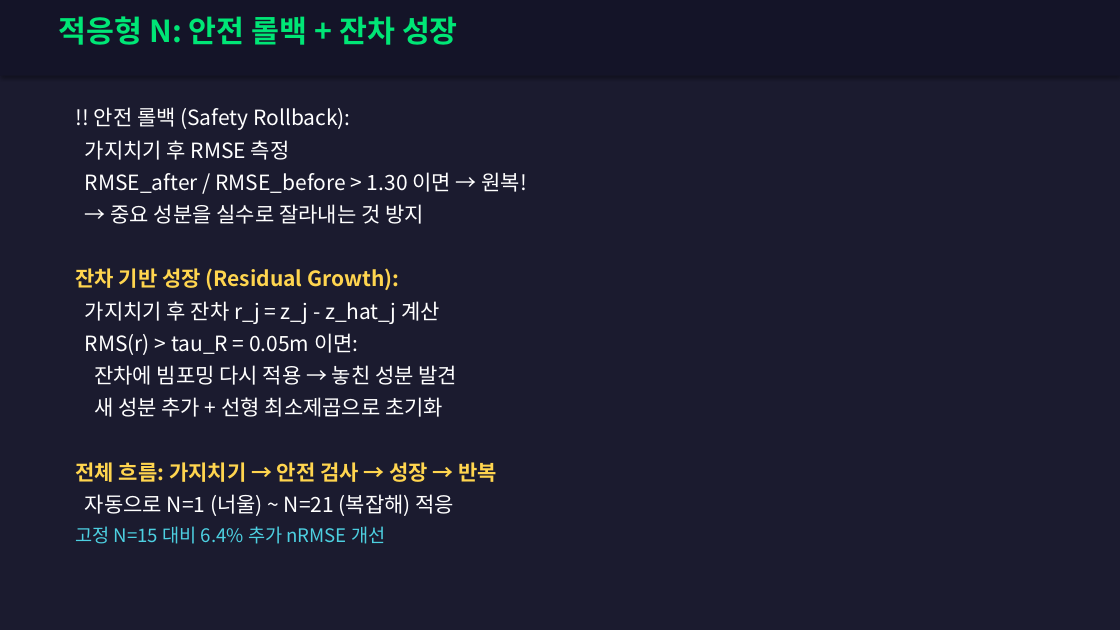
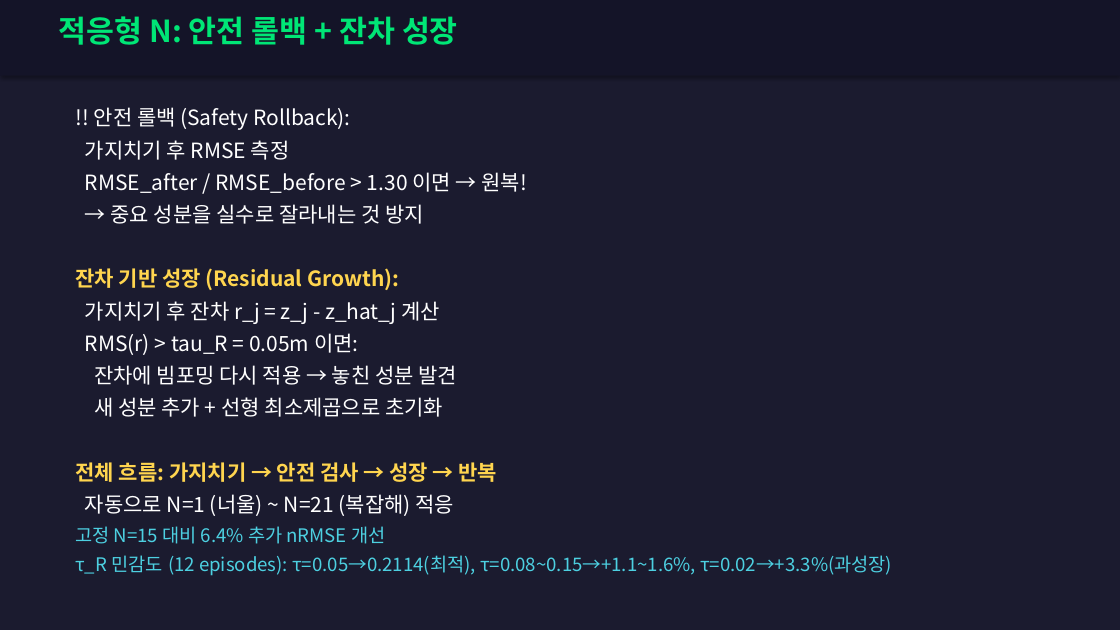
Before and after one commit to SAEYONGPARK94/wavesplat, a slide deck: slide 66 of wavesplat/docs/WaveSplat_Algorithm_Guide.pptx. Drawn at 1120x630 pixels with LibreOffice and Linux fonts; fonts in the diff are those of the drawing. Boxes give left, top, right and bottom in pixels: in the first picture for what was removed or moved away, otherwise in the second. Text is boxed around its words. In the diff, an @@ line names an element or a change of style, - is before the commit and + after.

```diff
--- a/wavesplat/docs/WaveSplat_Algorithm_Guide.pptx
+++ b/wavesplat/docs/WaveSplat_Algorithm_Guide.pptx
@@ text at (75, 555, 892, 576): paragraph added @@
+τ_R 민감도 (12 episodes): τ=0.05→0.2114(최적), τ=0.08~0.15→+1.1~1.6%, τ=0.02→+3.3%(과성장)
```
Also in this commit, not shown: 1 other slide changed, 1 other file.
